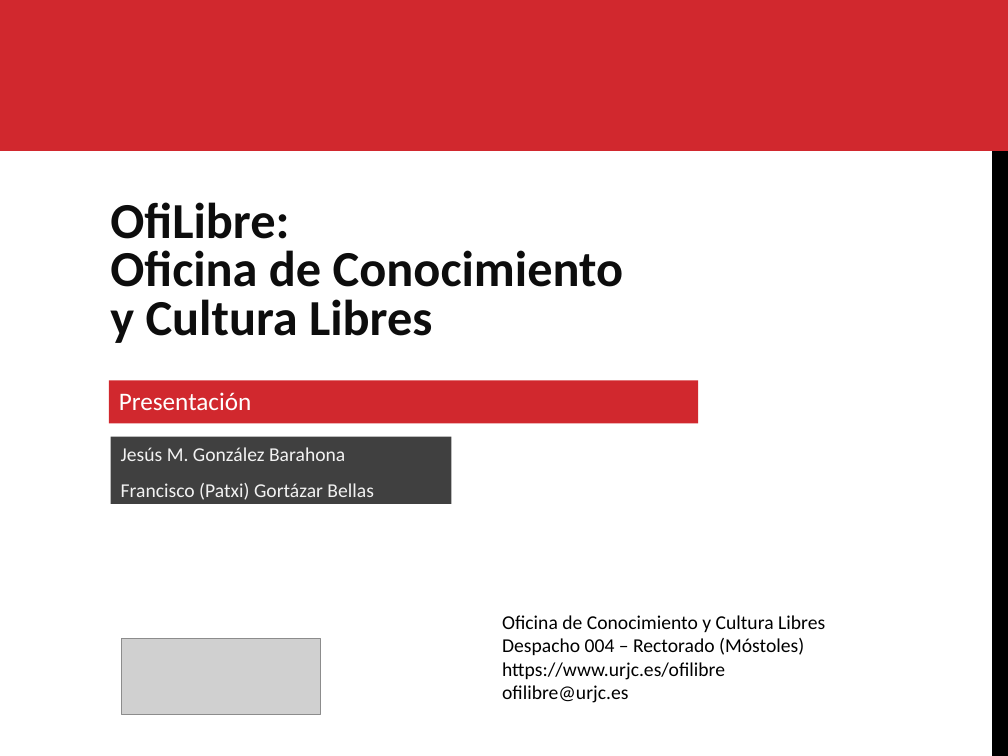
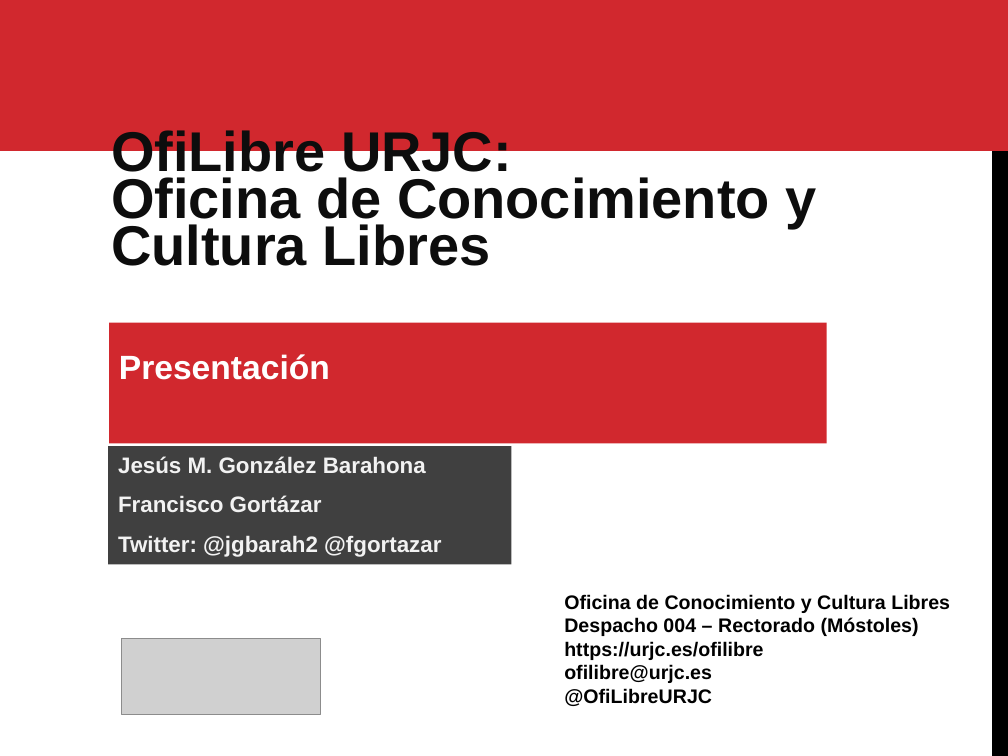
Before and after one commit to gabrielIzquierdo/OfiLibreGabri.github.io, a slide deck: slide 1 of transpas/ofilibre/Ofilibre-presentacion.odp. Drawn at 1008x756 pixels with LibreOffice and Linux fonts; fonts in the diff are those of the drawing; grey boxes stand for pictures. Boxes give left, top, right and bottom in pixels: in the first picture for what was removed or moved away, otherwise in the second. Text is boxed around its words. In the diff, an @@ line names an element or a change of style, - is before the commit and + after.

```diff
--- a/transpas/ofilibre/Ofilibre-presentacion.odp
+++ b/transpas/ofilibre/Ofilibre-presentacion.odp
@@ text at (111, 130, 816, 266): text changed; size 36 to 40 pt; font Calibri to Arial @@
-OfiLibre:
-Oficina de Conocimiento
-y Cultura Libres
+OfiLibre URJC:
+Oficina de Conocimiento y Cultura Libres
@@ rectangle "Presentación": place and size @@
-rectangle "Presentación" at (109, 380, 699, 423)
+rectangle "Presentación" at (109, 323, 827, 444)
@@ rectangle "Presentación" at (109, 323, 827, 444): size 18 to 24 pt, font Calibri to Arial, bold on; line spacing 1 to 16.1pt; more space between paragraphs @@
@@ rectangle "Jesús M. González Barahona": place and size @@
-rectangle "Jesús M. González Barahona" at (111, 436, 452, 504)
+rectangle "Jesús M. González Barahona" at (108, 447, 511, 564)
@@ text in rectangle at (118, 456, 426, 473): size 14 to 16 pt, font Calibri to Arial, bold on in "Jesús M. González Barahona" @@
@@ text in rectangle at (118, 495, 441, 557): text changed; size 14 to 16 pt; font Calibri to Arial; bold on @@
-Francisco (Patxi) Gortázar Bellas
+Francisco Gortázar
+Twitter: @jgbarah2 @fgortazar
@@ text "Oficina de Conocimiento y Cultura ...": place and size @@
-text "Oficina de Conocimiento y Cultura ..." at (502, 615, 825, 703)
+text "Oficina de Conocimiento y Cultura ..." at (564, 594, 950, 706)
@@ text at (564, 594, 950, 683): font Calibri to Arial, bold on in "Oficina de Conocimiento y Cultura Libres", "Despacho 004 – Rectorado (Móstoles)", "ofilibre@urjc.es" @@
@@ text at (564, 641, 763, 660): text changed; font Calibri to Arial; bold on @@
-https://www.urjc.es/ofilibre
+https://urjc.es/ofilibre
@@ text at (564, 688, 712, 706): paragraph added @@
+@OfiLibreURJC
```
Also in this commit, not shown: 11 other slides changed, 1 other file.
